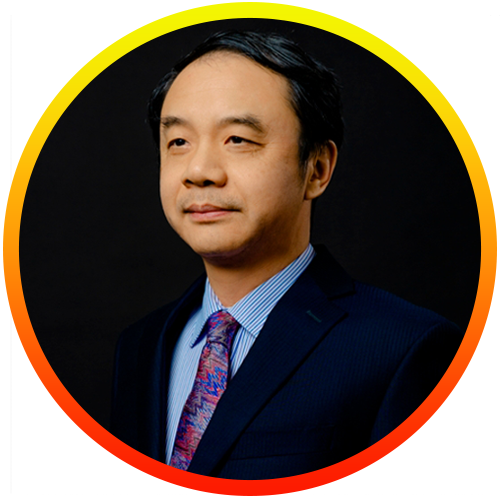
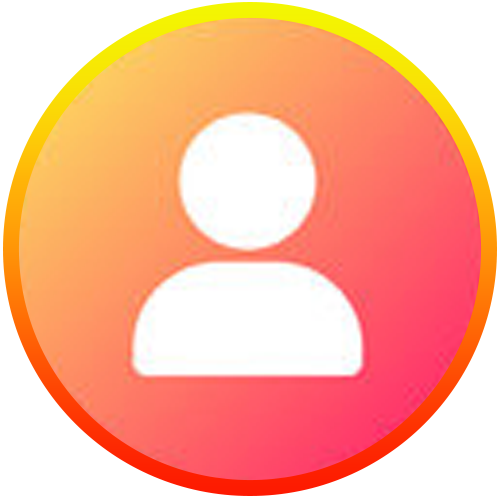
Layered file, before and after one edit (500×500). Changes by layer:
added layer "Layer 3" above "Layer 2" over [10, 15, 482, 493]
hid "Layer 1" over [10, 15, 500, 493]
